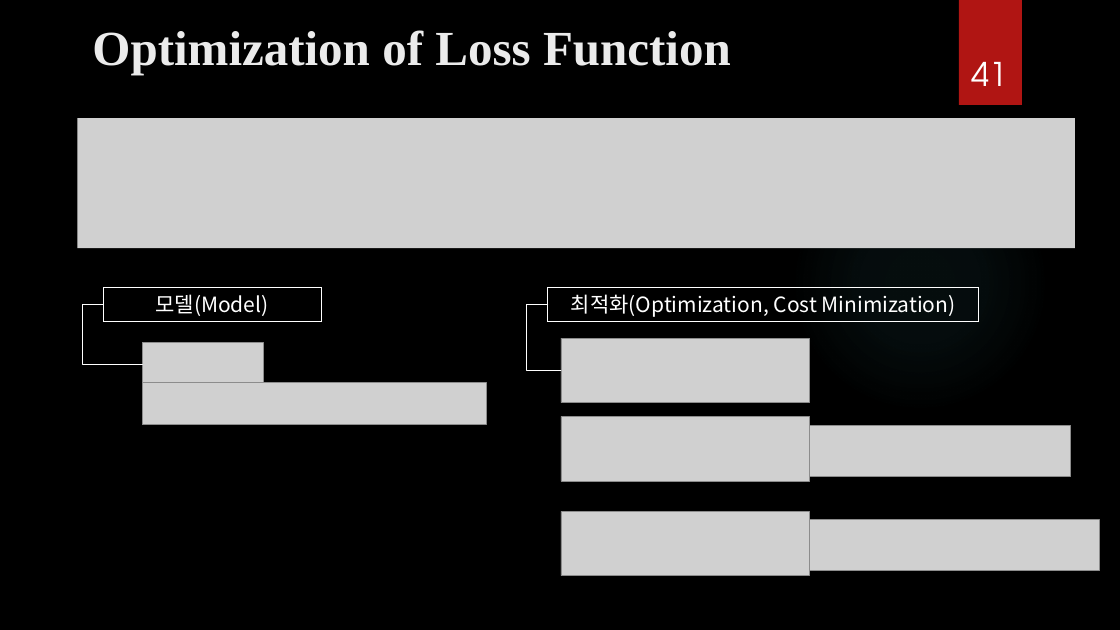
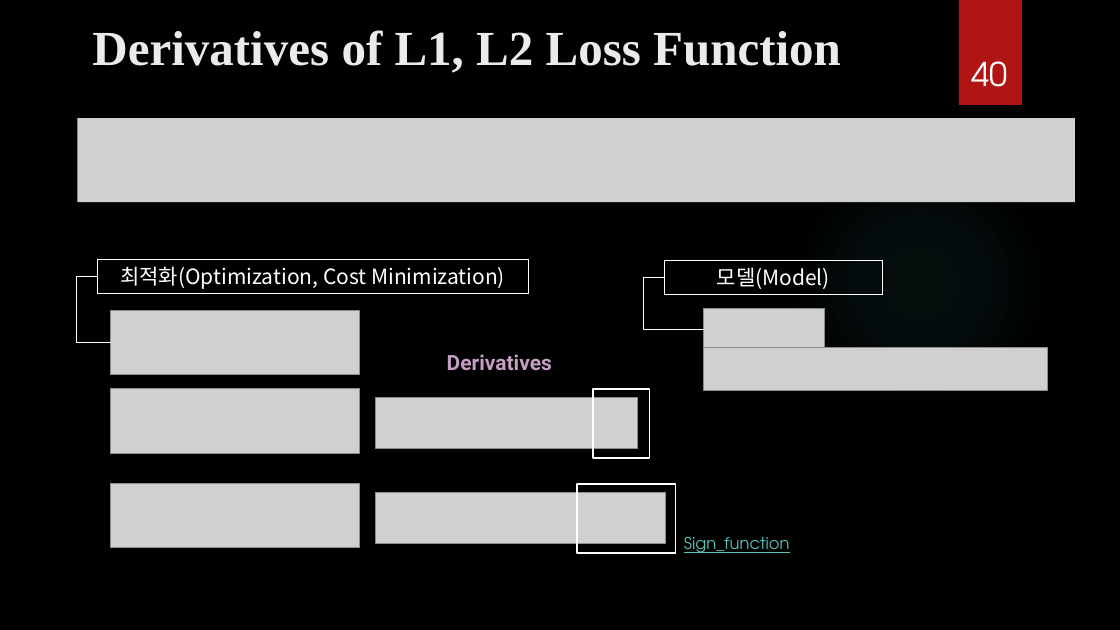
Before and after one commit to ancestor9/mathematics-for-machine-learning, a slide deck: slide 40 of Calculus/Modeling_Simulation_1.pptx (slide 41 before the commit). Drawn at 1120x630 pixels with LibreOffice and Linux fonts; fonts in the diff are those of the drawing; grey boxes stand for pictures; background and template pictures are left out. Boxes give left, top, right and bottom in pixels: in the first picture for what was removed or moved away, otherwise in the second. Text is boxed around its words. In the diff, an @@ line names an element or a change of style, - is before the commit and + after.

```diff
--- a/Calculus/Modeling_Simulation_1.pptx
+++ b/Calculus/Modeling_Simulation_1.pptx
@@ title at bbox=[92, 30, 841, 73]: text changed @@
-Optimization of Loss Function
+Derivatives of L1, L2 Loss Function
@@ page number at bbox=[971, 61, 1007, 87]: text changed @@
-41
+40
@@ picture: place and size @@
-picture at bbox=[77, 118, 1075, 249]
+picture at bbox=[77, 118, 1075, 202]
@@ rectangle "최적화(Optimization, Cost Minimization)": place and size @@
-rectangle "최적화(Optimization, Cost Minimization)" at bbox=[548, 287, 979, 321]
+rectangle "최적화(Optimization, Cost Minimization)" at bbox=[97, 260, 528, 293]
@@ rectangle "모델(Model)": place and size @@
-rectangle "모델(Model)" at bbox=[103, 287, 321, 321]
+rectangle "모델(Model)" at bbox=[665, 260, 882, 294]
@@ 3 pictures, 1 elbow line: place and size @@
-3 pictures, 1 elbow line at bbox=[527, 304, 810, 576]
+3 pictures, 1 elbow line at bbox=[76, 276, 359, 548]
@@ elbow line moved from (143, 364) - (103, 304) to (704, 329) - (665, 277) @@
@@ picture: place and size @@
-picture at bbox=[143, 343, 264, 386]
+picture at bbox=[704, 308, 825, 351]
@@ text added at bbox=[447, 354, 552, 370], 18 pt, text #C59EC3, bold @@
+Derivatives
@@ picture: place and size @@
-picture at bbox=[143, 382, 486, 425]
+picture at bbox=[704, 348, 1048, 391]
@@ rectangle added at bbox=[593, 389, 649, 458], outline #FFFFFF 1.5 pt @@
@@ picture: place and size @@
-picture at bbox=[810, 426, 1071, 477]
+picture at bbox=[376, 398, 637, 450]
@@ picture: place and size @@
-picture at bbox=[810, 520, 1100, 571]
+picture at bbox=[376, 492, 665, 544]
@@ rectangle added at bbox=[577, 484, 676, 553], outline #FFFFFF 1.5 pt @@
@@ text added at bbox=[684, 537, 790, 553], 14 pt, text #58C1BA, underline @@
+Sign_function
```
Also in this commit, not shown: 7 other slides changed, 2 slides added.
